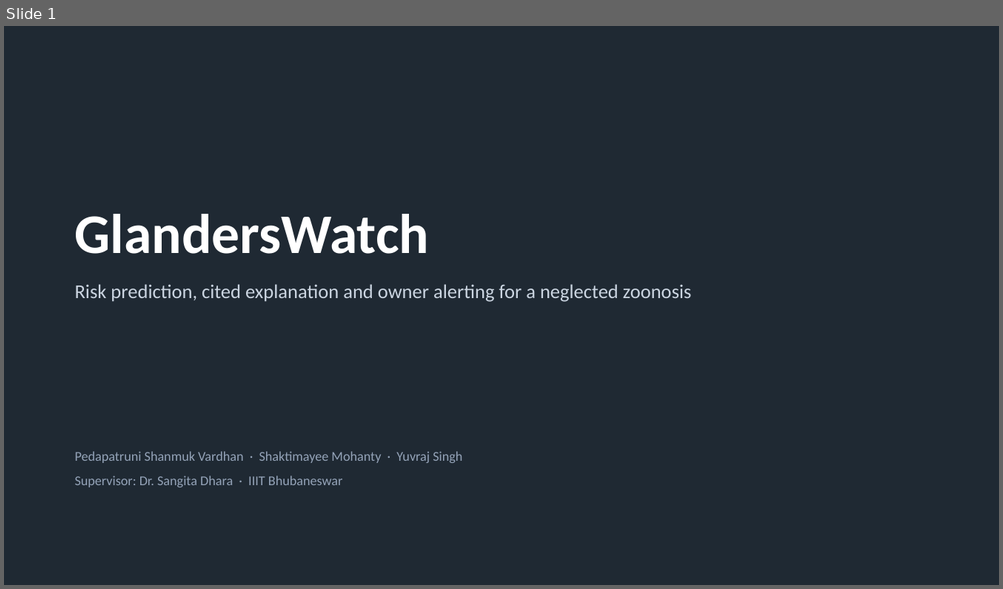
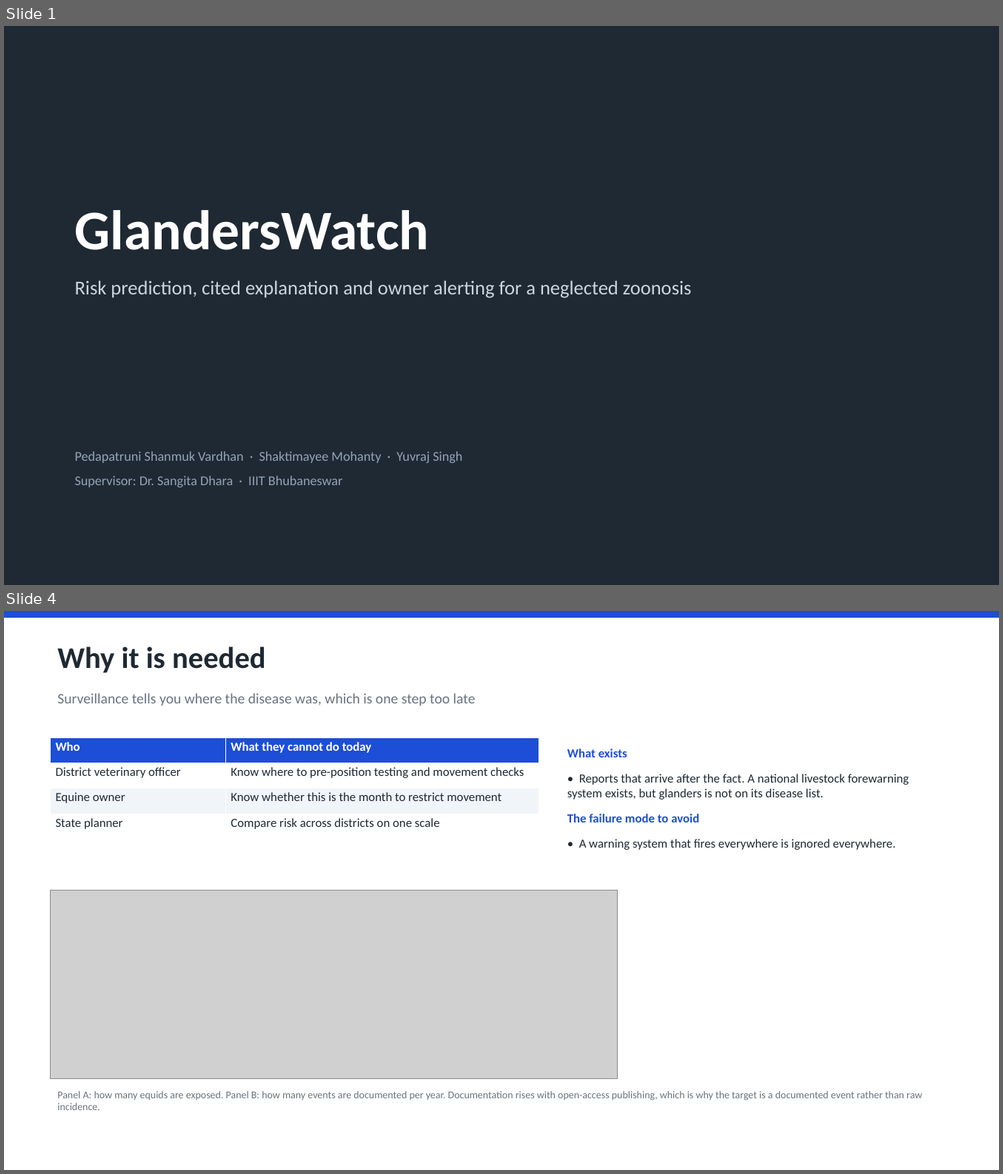
Before and after one commit to YuvrajSingh-mist/glandersWatch, a slide deck: GlandersWatch_Deck.pptx. Shown one above the other, each under a label of ours: slide 1 before the commit, slides 1 and 4 after it; the slides between them are not shown. The pictures are 1003x589 and 1003x1174 pixels, drawn with LibreOffice and Linux fonts; fonts in the diff are those of the drawing; grey boxes stand for pictures. Boxes give left, top, right and bottom in pixels: in the first picture for what was removed or moved away, otherwise in the second. Text is boxed around its words. In the diff, an @@ line names an element or a change of style, - is before the commit and + after.

Commit message:
Restructure the deck around the whole system
Overview, problem statement and need first, then one section per component
holding only that component's information: risk engine, explanation layer,
alert service, and where the project stands.

Fixes from review: the architecture mock was unreadable at slide size, so the
alert pipeline is drawn natively and the original gets its own full-width
slide; a clipped box and four sparse slides; and the results table is verified
by dumping cell text rather than trusting a low-resolution render.

```diff
--- a/GlandersWatch_Deck.pptx
+++ b/GlandersWatch_Deck.pptx
@@ slide 4 added at <box>4,611,999,1170</box>, background #FFFFFF @@
@@ rectangle added at <box>4,611,999,618</box>, fill #1D4ED8 @@
@@ text added at <box>57,647,266,673</box>, 29 pt, text #1F2933, bold @@
+Why it is needed
@@ text added at <box>57,693,475,706</box>, 14 pt, text #6B7280 @@
+Surveillance tells you where the disease was, which is one step too late
@@ table added at <box>51,738,539,840</box>, 4 rows, 2 columns @@
+Who | What they cannot do today
+District veterinary officer | Know where to pre-position testing and movement checks
+Equine owner | Know whether this is the month to restrict movement
+State planner | Compare risk across districts on one scale
@@ text added at <box>567,774,909,850</box>, 12 pt, text #1F2933 @@
+What exists
+• Reports that arrive after the fact. A national livestock forewarning system exists, but glanders is not on its disease list.
+The failure mode to avoid
+• A warning system that fires everywhere is ignored everywhere.
@@ picture added at <box>51,891,617,1079</box> @@
@@ text added at <box>57,1091,922,1111</box>, 10 pt, text #6B7280 @@
+Panel A: how many equids are exposed. Panel B: how many events are documented per year. Documentation rises with open-access publishing, which is why the target is a documented event rather than raw incidence.
@@ slide 1 changed as well @@
@@ rectangle at <box>4,26,999,585</box>: shadow off @@
@@ text "GlandersWatch": place and size @@
-text "GlandersWatch" at <box>75,214,691,302</box>
+text "GlandersWatch" at <box>75,210,691,298</box>
```
Also in this commit, not shown: 4 other slides changed, 11 other slides added, 7 slides removed, 2 other files.
